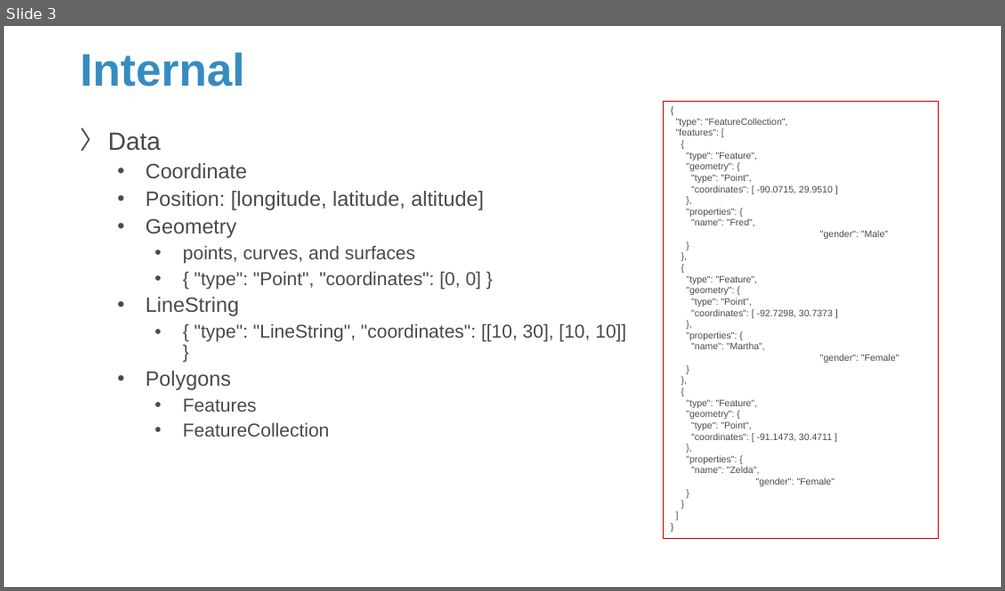
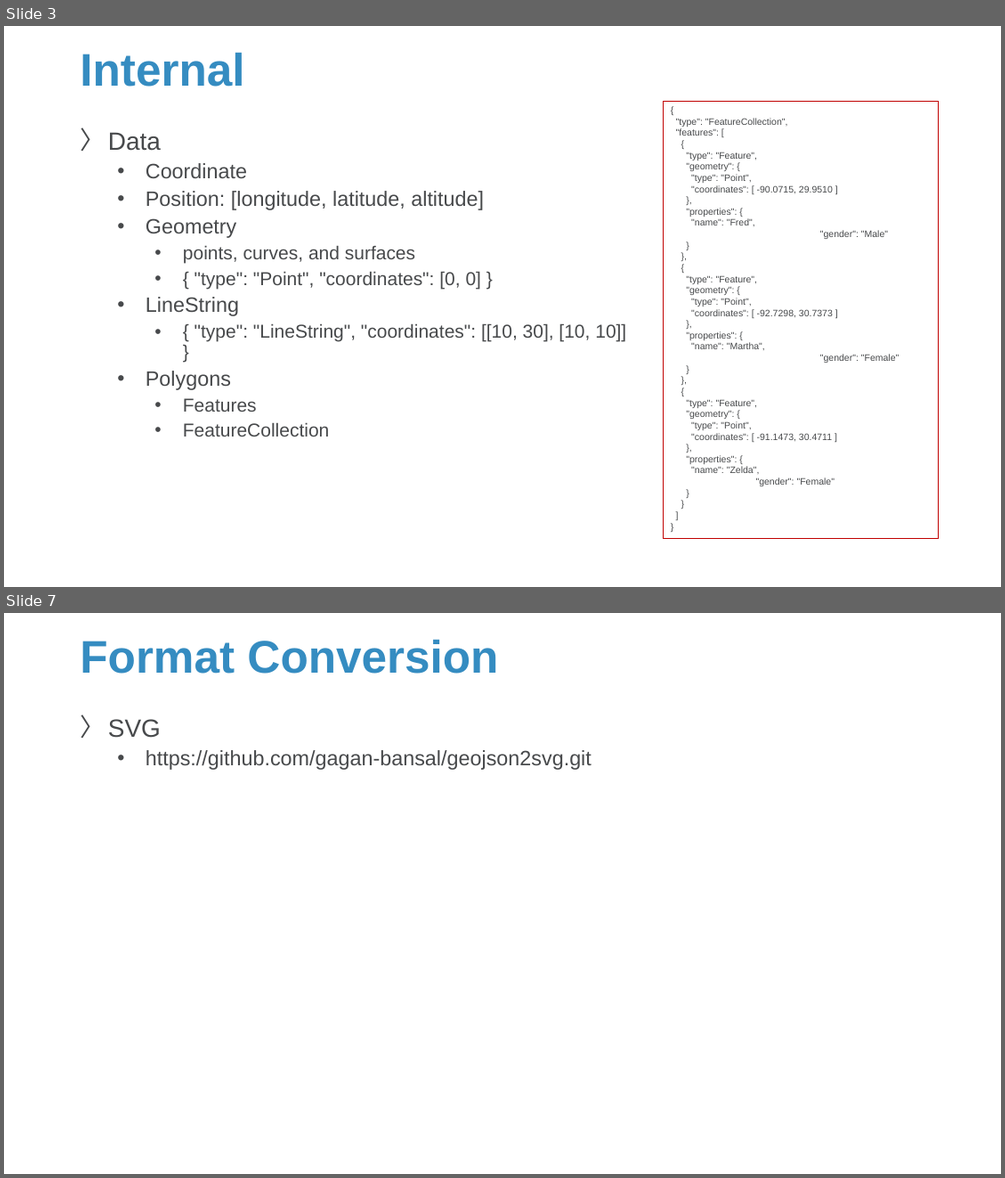
Before and after one commit to Sparks-Lu/TechNotes, a slide deck: 3D/GeoJson-Notes.pptx. Shown one above the other, each under a label of ours: slide 3 before the commit, slides 3 and 7 after it; the slides between them are not shown. The pictures are 1005x591 and 1005x1178 pixels, drawn with LibreOffice and Linux fonts; fonts in the diff are those of the drawing; background and template pictures are left out. Boxes give left, top, right and bottom in pixels: in the first picture for what was removed or moved away, otherwise in the second. Text is boxed around its words. In the diff, an @@ line names an element or a change of style, - is before the commit and + after.

```diff
--- a/3D/GeoJson-Notes.pptx
+++ b/3D/GeoJson-Notes.pptx
@@ slide 7 added at box(4, 613, 1001, 1174), background picture (left out) @@
@@ title added at box(80, 640, 498, 674), 44 pt, text #358CC1, bold @@
+Format Conversion
@@ text added at box(108, 719, 591, 770), 20 pt, text #47494B @@
+〉 SVG
+  • https://github.com/gagan-bansal/geojson2svg.git
```
Also in this commit, not shown: 2 slides changed, 2 other slides added, 3 other files.
